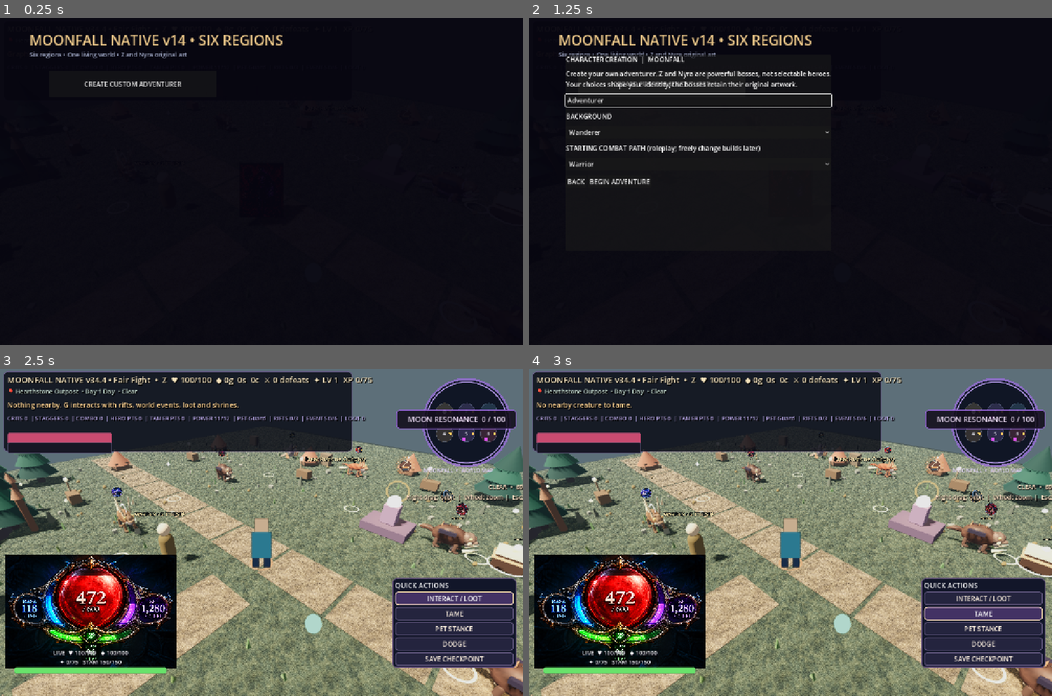
Above: before the commit, frames 1-4 (two rows, left to right).
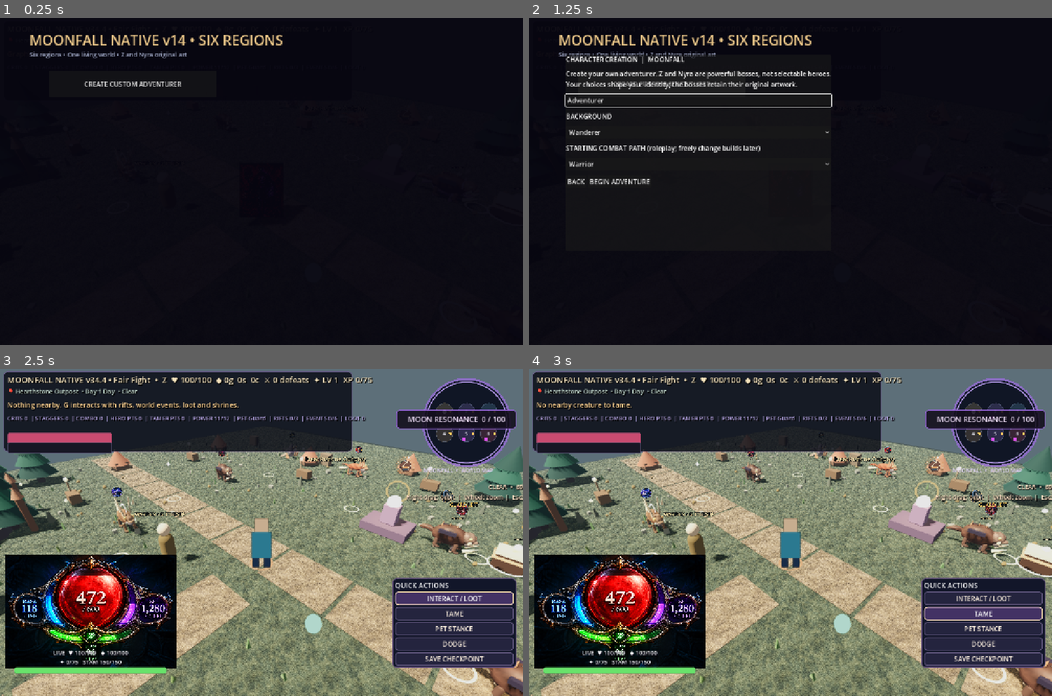
Above: after the commit, the same moments.

Repository: ericgantor-cyber/Moonfall
Game: Godot game, scene res://scenes/main.tscn
Same seed, same stepped clock (60 frames per second), same inputs: the game is played once before the commit and once after it.
Inputs:
- Up to frame 1 (0.25 s): no input
- Up to frame 2 (1.25 s): click "CREATE CUSTOM ADVENTURER" at 0.5 s
- Up to frame 3 (2.5 s): click "BEGIN ADVENTURE" at 1.25 s; click "INTERACT / LOOT" at 2 s
- Up to frame 4 (3 s): click "TAME" at 2.75 s

Frames 1-2 are identical in both runs. In frame 3, less than 0.1% of the frame differs, in the area x 42-92%, y 24-43%; in frame 4, less than 0.1%.

Commit message:
Stage 3/5: improve celestial Wait usability

Diff:
--- a/godot-v38/scripts/native_v11.gd
+++ b/godot-v38/scripts/native_v11.gd
@@ -852,6 +852,7 @@
  wait_label.add_theme_font_size_override("font_size",23)
  wait_label.add_theme_color_override("font_color",Color("f8e9cb"))
  wait_label.horizontal_alignment=HORIZONTAL_ALIGNMENT_CENTER
+ wait_label.autowrap_mode=TextServer.AUTOWRAP_WORD_SMART
  wait_column.add_child(wait_label)
  wait_actions_container=HBoxContainer.new()
  var wait_actions:=wait_actions_container
